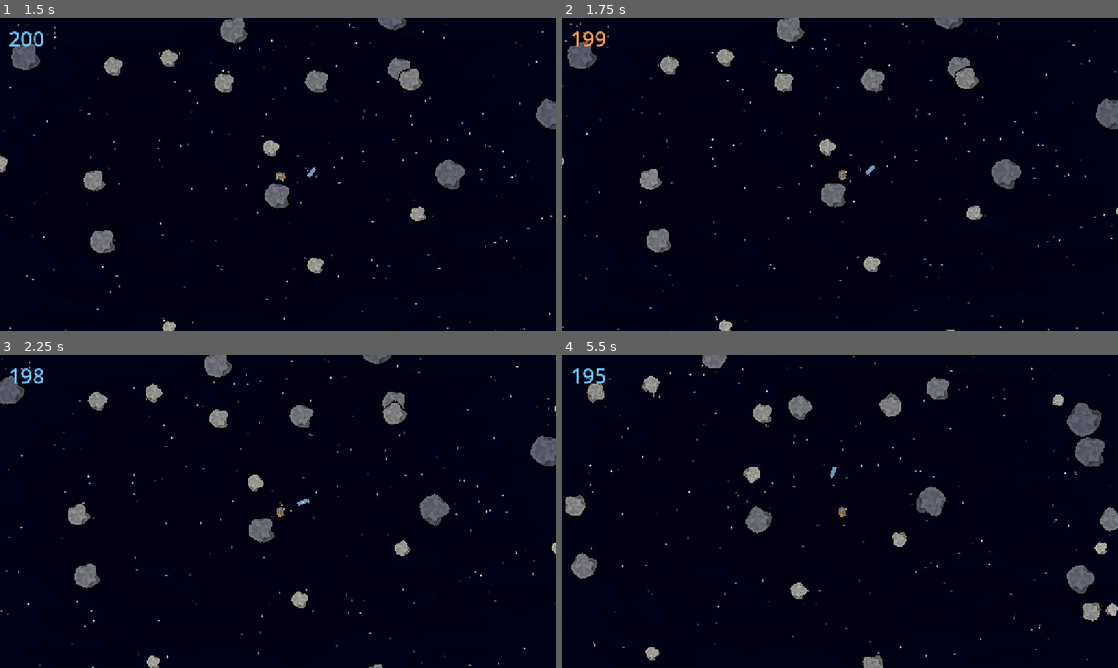
Above: before the commit, frames 1-4 (two rows, left to right).
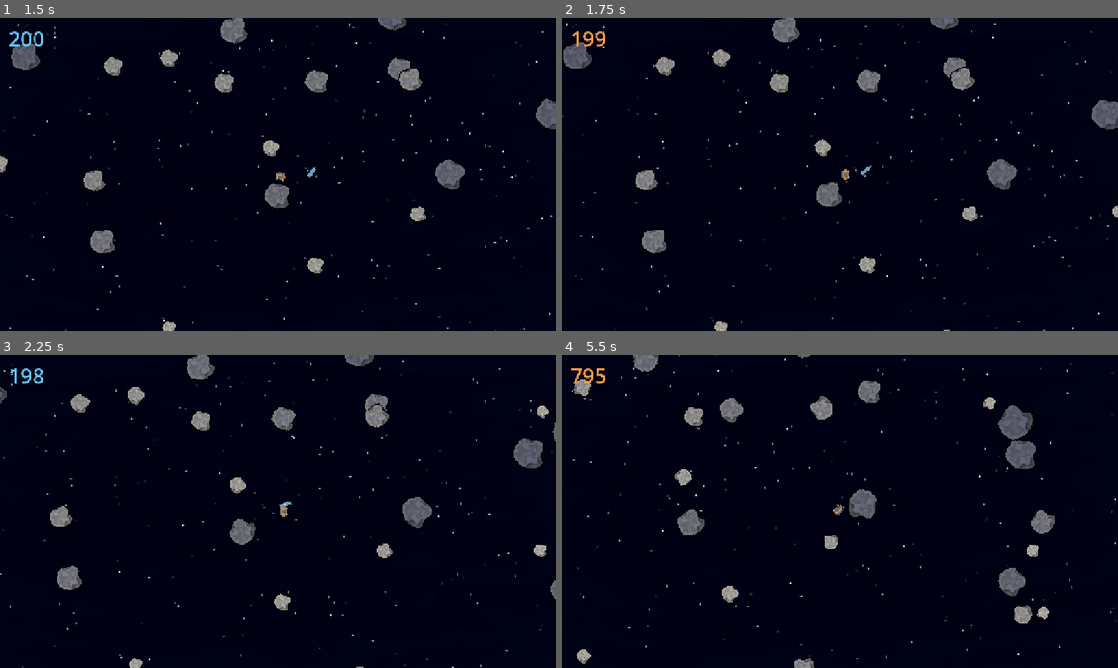
Above: after the commit, the same moments.

Repository: xOnelinx/-space_scrapheap
Game: Godot game, scene res://scenes/main.tscn
Same seed, same stepped clock (60 frames per second), same inputs: the game is played once before the commit and once after it.
Inputs (mouse positions are in pixels of both pictures, inside the frame that each line leads up to):
- Up to frame 1 (1.5 s): click "Начать игру" at 0.5 s; move the mouse to (400, 158) at 1.27 s; hold D from 1.28 s (still down); click (400, 158) at 1.42 s
- Up to frame 2 (1.75 s): keep holding D
- Up to frame 3 (2.25 s): move the mouse to (166, 527) at 2.02 s; release D at 2.03 s; hold S from 2.03 s (still down); click (166, 527) at 2.17 s
- Up to frame 4 (5.5 s): move the mouse to (895, 442) at 2.77 s; release S at 2.78 s; hold D 2.78-3.53 s; click (895, 442) at 2.92 s; move the mouse to (812, 574) at 3.52 s; hold W 3.53-4.28 s; click (812, 574) at 3.67 s; move the mouse to (1006, 558) at 4.27 s; hold A from 4.28 s (still down); click (1006, 558) at 4.42 s; move the mouse to (673, 464) at 5.02 s; click (673, 464) at 5.17 s

Frame 1 is identical in both runs. In frame 2, 3.1% of the frame differs, in the area x 0-100%, y 0-100%; in frame 3, 7.0%; in frame 4, 9.5%.

Commit message:
Сила толчка снова считается по расстоянию курсора, кислород остаётся.
Зажатие больше не копит заряд: ближе курсор — слабее толчок. Секунда удержания по-прежнему даёт пять секунд двойного расхода, предупреждение о курсе в пустоту возвращается.

Co-authored-by: Cursor <cursoragent@cursor.com>

Diff:
--- a/godot/scenes/main.tscn
+++ b/godot/scenes/main.tscn
@@ -7,6 +7,7 @@
 [ext_resource type="Texture2D" uid="uid://6vjqtrisigxv" path="res://assets/cosmoman2.png" id="4_wanderer"]
 [ext_resource type="Script" uid="uid://djnm554bi5ccd" path="res://scripts/wanderer.gd" id="5_wanderer"]
 [ext_resource type="Script" uid="uid://cf5f4xei38j3h" path="res://scripts/jump_aim.gd" id="18_jump_aim"]
+[ext_resource type="Script" uid="uid://cvfblak56xx1a" path="res://scripts/lost_warning.gd" id="19_lost_warning"]
 [ext_resource type="Script" uid="uid://bo1yamnrlqi0y" path="res://scripts/menu.gd" id="7_menu"]
 [ext_resource type="PackedScene" uid="uid://cspacerock01" path="res://scenes/space_rock.tscn" id="8_rock"]
 [ext_resource type="Script" uid="uid://bc800lgo1y05g" path="res://scripts/rock_river.gd" id="9_river"]
@@ -28,6 +29,10 @@
 layer = 120
 script = ExtResource("7_menu")
 
+[node name="LostWarning" type="CanvasLayer" parent="."]
+layer = 90
+script = ExtResource("19_lost_warning")
+
 [node name="Background" type="Sprite2D" parent="." unique_id=285845862]
 z_index = -10
 texture = ExtResource("1_bg")
--- /dev/null
+++ b/godot/scripts/lost_warning.gd
@@ -0,0 +1,66 @@
+class_name LostWarning
+extends CanvasLayer
+
+## В полёте без будущего касания тел растёт таймер гибели — это его индикатор.
+
+var _root: Control
+var _dim: ColorRect
+var _label: Label
+
+@onready var _wanderer: Wanderer = $"../Wanderer"
+
+
+func _ready() -> void:
+	layer = 90
+	_build()
+	_apply(0.0)
+
+
+func _process(_delta: float) -> void:
+	if _wanderer == null:
+		_apply(0.0)
+		return
+	_apply(_wanderer.lost_progress())
+
+
+func is_shown() -> bool:
+	return _root != null and _root.visible
+
+
+func _apply(progress: float) -> void:
+	var shown := progress > 0.001
+	_root.visible = shown
+	if not shown:
+		return
+	var remain := Wanderer.LOST_DOOM_DELAY * (1.0 - progress)
+	_label.text = "Курс в пустоту\n%.1f" % remain
+	var t := clampf(progress, 0.0, 1.0)
+	_dim.color = Color(0.12, 0.02, 0.04, lerpf(0.0, 0.38, t))
+	_label.add_theme_color_override(
+			"font_color",
+			Color(1.0, 0.86, 0.12).lerp(Color(0.95, 0.32, 0.28), t))
+
+
+func _build() -> void:
+	_root = Control.new()
+	_root.set_anchors_and_offsets_preset(Control.PRESET_FULL_RECT)
+	_root.mouse_filter = Control.MOUSE_FILTER_IGNORE
+	add_child(_root)
+
+	_dim = ColorRect.new()
+	_dim.set_anchors_and_offsets_preset(Control.PRESET_FULL_RECT)
+	_dim.mouse_filter = Control.MOUSE_FILTER_IGNORE
+	_root.add_child(_dim)
+
+	_label = Label.new()
+	_label.mouse_filter = Control.MOUSE_FILTER_IGNORE
+	_label.set_anchors_preset(Control.PRESET_CENTER_TOP)
+	_label.anchor_left = 0.5
+	_label.anchor_right = 0.5
+	_label.offset_left = -220.0
+	_label.offset_right = 220.0
+	_label.offset_top = 28.0
+	_label.offset_bottom = 120.0
+	_label.horizontal_alignment = HORIZONTAL_ALIGNMENT_CENTER
+	_label.add_theme_font_size_override("font_size", 28)
+	_root.add_child(_label)
--- a/godot/scripts/rock_river.gd
+++ b/godot/scripts/rock_river.gd
@@ -3,12 +3,11 @@
 
 ## Астероиды расставлены в сцене. Здесь слои и столкновения одного слоя.
 
-const _ROCK_SCENE := preload("res://scenes/space_rock.tscn")
 const _LOOT_SCENE := preload("res://scenes/loot.tscn")
 const _START_ROCK_NAME := "StaticNear"
+const CELL := 128.0
 const DENSITY_MIN := 2
 const DENSITY_MAX := 5
-const CELL := 128.0
 
 static var flow_density := 3
 
--- a/godot/scripts/wanderer.gd
+++ b/godot/scripts/wanderer.gd
@@ -7,6 +7,8 @@
 ## С любой точки корпуса прыжок в любую сторону.
 ## Курс без пересечения с телами → гибель. Крутится только спрайт.
 ## ПКМ — курс до края экрана и стрелка скорости (спин опоры).
+## Сила толчка — по расстоянию курсора: дальше сильнее, ближе слабее.
+## Кислород кончается сам. Секунда зажатого толчка — потом 5 секунд двойного расхода.
 
 const FACE_EPS := 1.0
 const RESTITUTION := 0.55
@@ -15,7 +17,9 @@
 const WALK_SPEED := 70.0
 const PUSH_MIN := 10.0
 const PUSH_MAX := 100.0
-const CHARGE_TIME := 0.85
+## Курсор у персонажа — минимум, дальше CHARGE_DIST_MAX — полный толчок.
+const CHARGE_DIST_MIN := 28.0
+const CHARGE_DIST_MAX := 220.0
 const DOOM_INPUT_GRACE := 0.35
 const RESPAWN_INPUT_PAUSE := 0.45
 const LOST_DOOM_DELAY := 6.0
@@ -106,7 +110,7 @@
 		if event.pressed:
 			if dock.docked:
 				_charging = true
-				_charge = 0.0
+				_charge = _charge_from_cursor()
 				_hold_time = 0.0
 				get_viewport().set_input_as_handled()
 		else:
@@ -191,6 +195,13 @@
 		if rock != null and _will_meet_rock(rock):
 			return false
 	return true
+
+
+func lost_progress() -> float:
+	## 0 на теле или после гибели, 1 — в момент экрана смерти.
+	if _dead or dock.docked:
+		return 0.0
+	return clampf(_lost_time / LOST_DOOM_DELAY, 0.0, 1.0)
 
 
 func _will_meet_rock(rock: Node2D) -> bool:
@@ -353,7 +364,7 @@
 			return
 		if _charging:
 			_hold_time += delta
-			_charge = minf(1.0, _charge + delta / CHARGE_TIME)
+			_charge = _charge_from_cursor()
 		else:
 			_walk_on_surface(delta)
 		follow_dock()
@@ -491,7 +502,17 @@
 func aim_charge() -> float:
 	if _charging:
 		return clampf(_charge, 0.0, 1.0)
+	if is_aiming():
+		return _charge_from_cursor()
 	return 0.0
+
+
+func charge_from_offset(to_target: Vector2) -> float:
+	## 0 у персонажа, 1 на CHARGE_DIST_MAX и дальше. Ближе курсор — слабее толчок.
+	return clampf(
+			inverse_lerp(CHARGE_DIST_MIN, CHARGE_DIST_MAX, to_target.length()),
+			0.0,
+			1.0)
 
 
 func aim_target() -> Vector2:
@@ -657,6 +678,10 @@
 	return INF
 
 
+func _charge_from_cursor() -> float:
+	return charge_from_offset(get_global_mouse_position() - global_position)
+
+
 func _clear_charge() -> void:
 	_charging = false
 	_charge = 0.0
--- a/godot/tests/verify_aim.gd
+++ b/godot/tests/verify_aim.gd
@@ -27,6 +27,8 @@
 	if not _check_path_and_arrow(wanderer):
 		return
 	if not _check_push_debug_grows(scene, wanderer):
+		return
+	if not _check_cursor_distance_sets_charge(wanderer):
 		return
 	if not _check_aim_release_cancels_charge(scene, wanderer):
 		return
@@ -163,13 +165,37 @@
 		fail("Жёлтый вектор на полном заряде должен быть PUSH_MAX")
 		return false
 	if strong.length() <= weak.length() + 1.0:
-		fail("Жёлтый вектор не растёт с зарядом ЛКМ")
+		fail("Жёлтый вектор не растёт с зарядом")
 		return false
 	if aim.push_end_local(weak).distance_to(weak) > 0.05:
 		fail("Жёлтая стрелка не совпала с вектором толчка")
 		return false
 	if absf(weak.angle_to(toward)) > 0.01 or absf(strong.angle_to(toward)) > 0.01:
 		fail("Жёлтый вектор должен смотреть в сторону толчка")
+		return false
+	return true
+
+
+func _check_cursor_distance_sets_charge(wanderer: Wanderer) -> bool:
+	var near := wanderer.charge_from_offset(Vector2(Wanderer.CHARGE_DIST_MIN * 0.4, 0.0))
+	var mid := wanderer.charge_from_offset(
+			Vector2((Wanderer.CHARGE_DIST_MIN + Wanderer.CHARGE_DIST_MAX) * 0.5, 0.0))
+	var far := wanderer.charge_from_offset(Vector2(Wanderer.CHARGE_DIST_MAX + 80.0, 0.0))
+	var pulled := wanderer.charge_from_offset(Vector2(Wanderer.CHARGE_DIST_MIN, 0.0))
+	if near > 0.01:
+		fail("Курсор у персонажа должен давать минимум")
+		return false
+	if pulled > 0.01:
+		fail("На CHARGE_DIST_MIN заряд ещё ноль")
+		return false
+	if far < 0.99:
+		fail("Дальний курсор должен давать максимум")
+		return false
+	if not (near < mid and mid < far):
+		fail("Заряд должен расти с удалением курсора")
+		return false
+	if wanderer.charge_from_offset(Vector2(100.0, 0.0)) <= wanderer.charge_from_offset(Vector2(40.0, 0.0)):
+		fail("Вернуть курсор ближе должно ослабить толчок")
 		return false
 	return true
 
--- a/godot/tests/verify_push.gd
+++ b/godot/tests/verify_push.gd
@@ -69,5 +69,47 @@
 		fail("Отстающий астероид не должен быть на курсе")
 		return
 
+	if not _check_lost_warning(scene, wanderer):
+		return
+
 	print("PUSH_OK")
 	quit(0)
+
+
+func _check_lost_warning(scene: Node, wanderer: Wanderer) -> bool:
+	var warning := scene.get_node_or_null("LostWarning") as LostWarning
+	if warning == null:
+		fail("Нет узла LostWarning")
+		return false
+	if wanderer.lost_progress() > 0.0:
+		fail("На старте не должно быть потери курса")
+		return false
+	for node in wanderer.get_tree().get_nodes_in_group("space_rocks"):
+		var rock := node as SpaceRock
+		if rock == null:
+			continue
+		rock.sync_to_physics = false
+		rock.global_position += Vector2(0, 80000.0)
+		rock.drift_velocity = Vector2.ZERO
+	wanderer.undock()
+	wanderer.velocity = Vector2(40, 0)
+	if not wanderer.course_is_lost():
+		fail("После увода тел курс должен быть потерян")
+		return false
+	wanderer._physics_process(Wanderer.LOST_DOOM_DELAY * 0.5)
+	if wanderer.lost_progress() < 0.4:
+		fail("Таймер пустоты не идёт")
+		return false
+	warning._process(0.0)
+	if not warning.is_shown():
+		fail("Предупреждение не показалось")
+		return false
+	wanderer.dock_to(scene.get_node("Bodies/StaticNear") as Node2D, Vector2.UP)
+	if wanderer.lost_progress() > 0.0:
+		fail("Посадка должна сбросить таймер пустоты")
+		return false
+	warning._process(0.0)
+	if warning.is_shown():
+		fail("На теле предупреждение должно скрыться")
+		return false
+	return true
Not shown, added: godot/scripts/lost_warning.gd.uid
Not shown, changed: GAME.md
Not shown, changed: README.md
